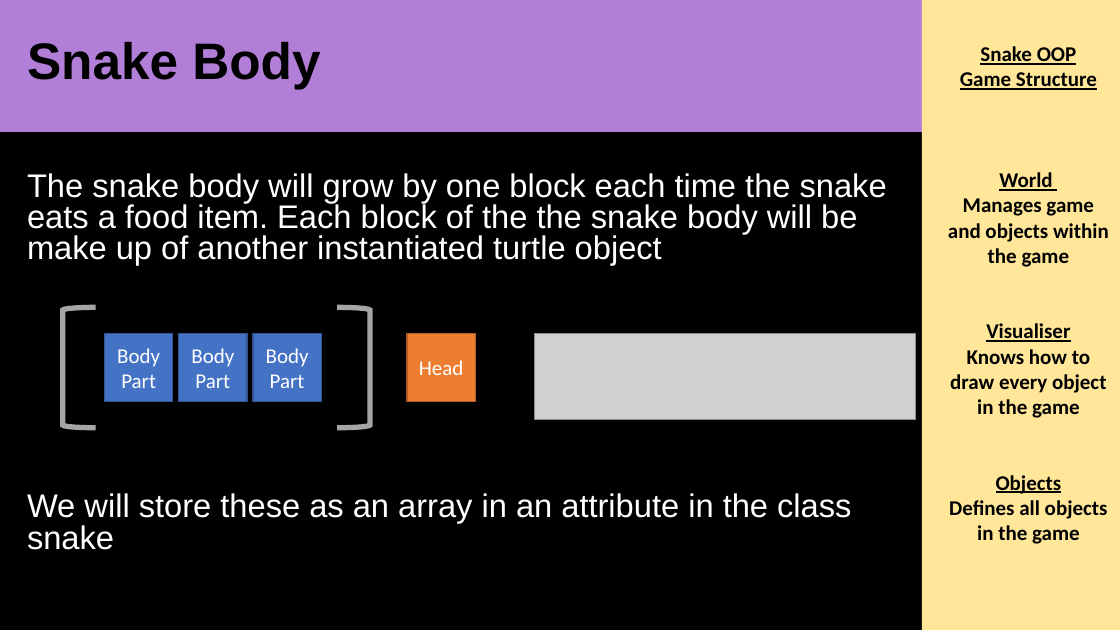
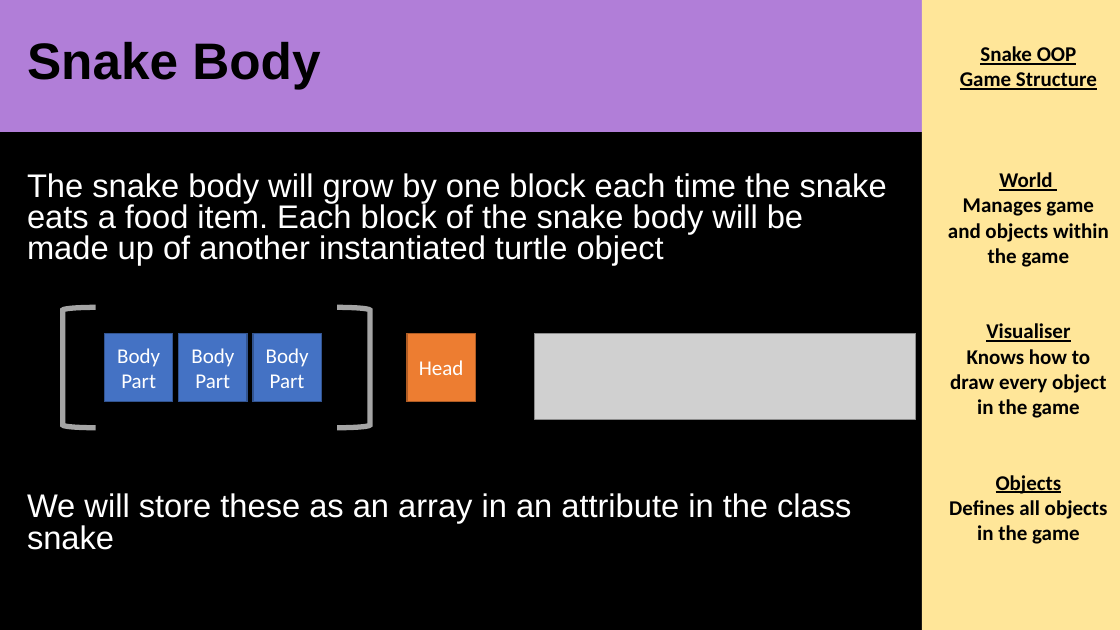
Before and after one commit to nvrton/Snake-Game, a slide deck: slide 14 of Snake-2.pptx. Drawn at 1120x630 pixels with LibreOffice and Linux fonts; fonts in the diff are those of the drawing; grey boxes stand for pictures. Boxes give left, top, right and bottom in pixels: in the first picture for what was removed or moved away, otherwise in the second. Text is boxed around its words. In the diff, an @@ line names an element or a change of style, - is before the commit and + after.

Commit message:
ppt 2 and 3

```diff
--- a/Snake-2.pptx
+++ b/Snake-2.pptx
@@ text at (x1=27, y1=173, x2=887, y2=265): text changed @@
-The snake body will grow by one block each time the snake eats a food item. Each block of the the snake body will be make up of another instantiated turtle object
+The snake body will grow by one block each time the snake eats a food item. Each block of the snake body will be made up of another instantiated turtle object
```
Also in this commit, not shown: 5 other files.
